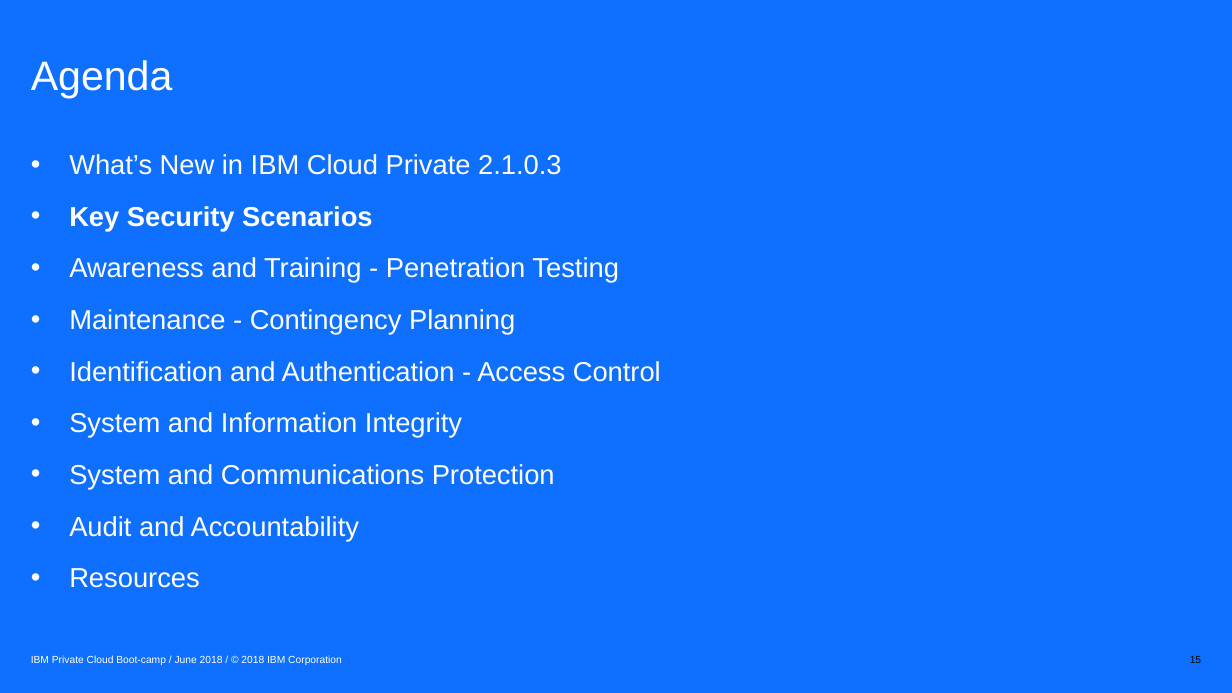
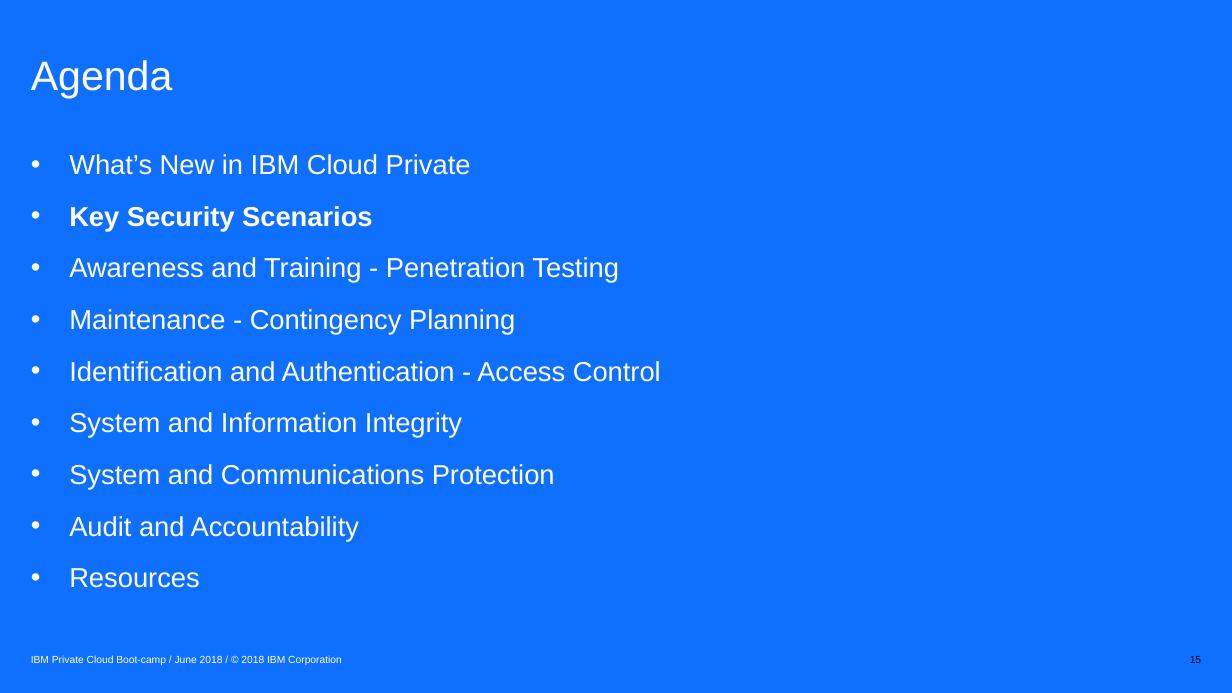
Before and after one commit to patrocinio/cloud-private-bootcamp, a slide deck: slide 15 of Units_development/IBM Cloud Private Security_RS.pptx. Drawn at 1232x693 pixels with LibreOffice and Linux fonts; fonts in the diff are those of the drawing. Boxes give left, top, right and bottom in pixels: in the first picture for what was removed or moved away, otherwise in the second. Text is boxed around its words. In the diff, an @@ line names an element or a change of style, - is before the commit and + after.

```diff
--- a/Units_development/IBM Cloud Private Security_RS.pptx
+++ b/Units_development/IBM Cloud Private Security_RS.pptx
@@ text at [69, 154, 471, 175]: text changed @@
-• What’s New in IBM Cloud Private 2.1.0.3
+• What’s New in IBM Cloud Private
```
Also in this commit, not shown: 9 other slides changed.
